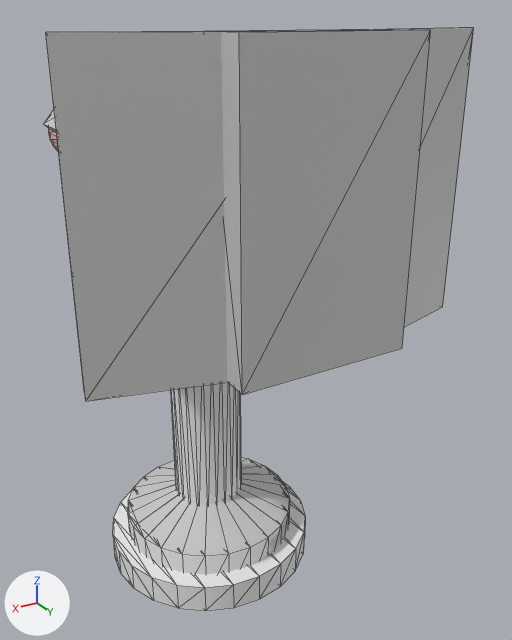
What one commit did to the FBX model TankTest/Assets/Models/Turret.fbx.
Rendered twice from a 50 mm camera at (0.8, 1.62, 1.53) aimed at (-0.21, -0.08, 0.68). Every picture has the same lights, and +X, +Y and +Z are marked at lower left. Mesh edges are drawn as thin lines. Where no turn or scale is listed for an object, it has been applied to the vertices.

In view in the first picture: 'Turret.001', 'Turret.002'.
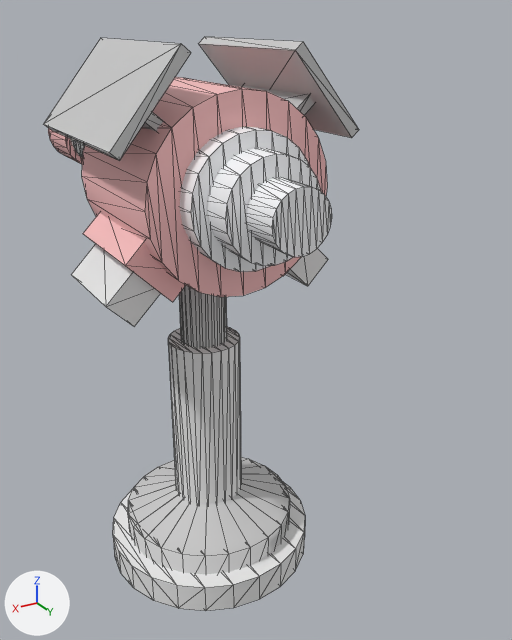
Location of each change, [x1, y1, x2, y2] in pixels of the pictures (512 x 640 px):
```json
{"object": "Turret.001", "change": "reshaped", "before": [44, 28, 474, 401], "after": [44, 37, 359, 327], "on screen": "27% narrower, 22% shorter"}
{"part": 1, "of": "me_scene_001", "change": "deleted", "before": [46, 31, 275, 401]}
{"part": 2, "of": "me_scene_001", "change": "deleted", "before": [204, 29, 430, 395]}
{"part": 3, "of": "me_scene_001", "change": "deleted", "before": [339, 28, 474, 327]}
```

Scene script edits in JSON lines:
```json
{"block": "me_scene_001", "where": "me_scene_001.from_pydata(...)  # 664 vertices, 1244 faces; spans x -0.5..0.46, y -1.0..0.53, z 0.83..1.5"}
{"block": "me_scene_001", "where": "# used by ob_turret_001; location = (0.0, 0.0, 0.0)"}
{"block": "me_scene_001", "change": "me_scene_001 part 1: the loose piece of 8 vertices spanning x -0.03..0.46, y 0.36..0.53, z 0.83..1.5 is deleted"}
{"block": "me_scene_001", "change": "me_scene_001 part 2: the loose piece of 8 vertices spanning x -0.23..0.18, y 0.41..0.53, z 0.83..1.5 is deleted"}
{"block": "me_scene_001", "change": "me_scene_001 part 3: the loose piece of 8 vertices spanning x -0.5..0.0, y 0.36..0.53, z 0.83..1.5 is deleted"}
```
